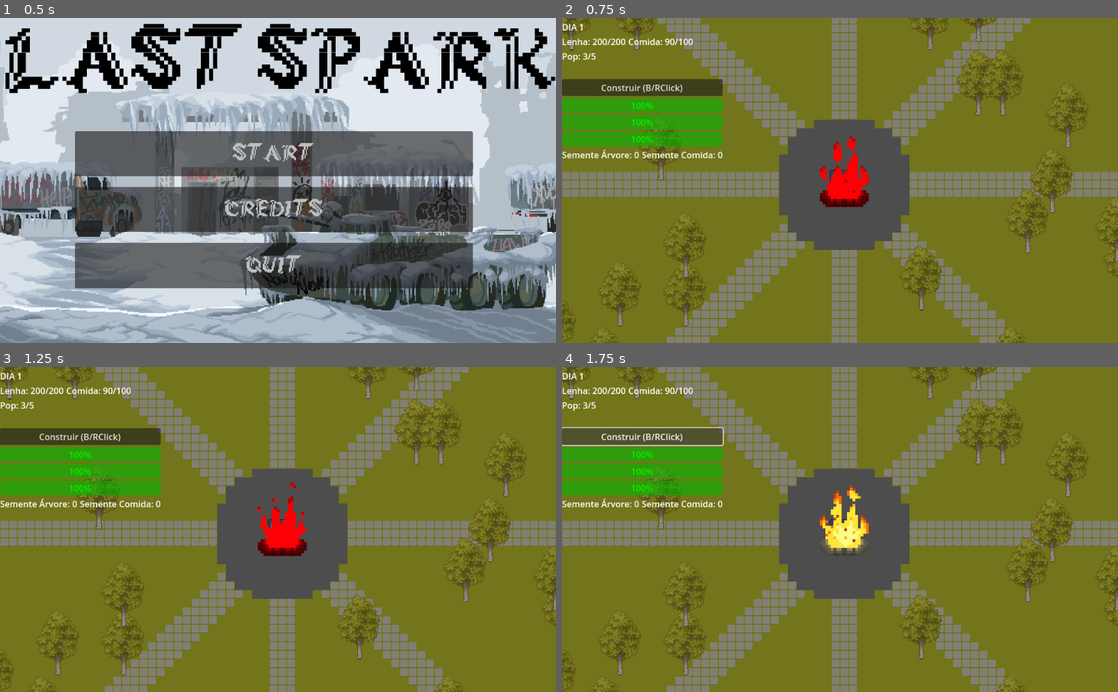
Above: before the commit, frames 1-4 (two rows, left to right).
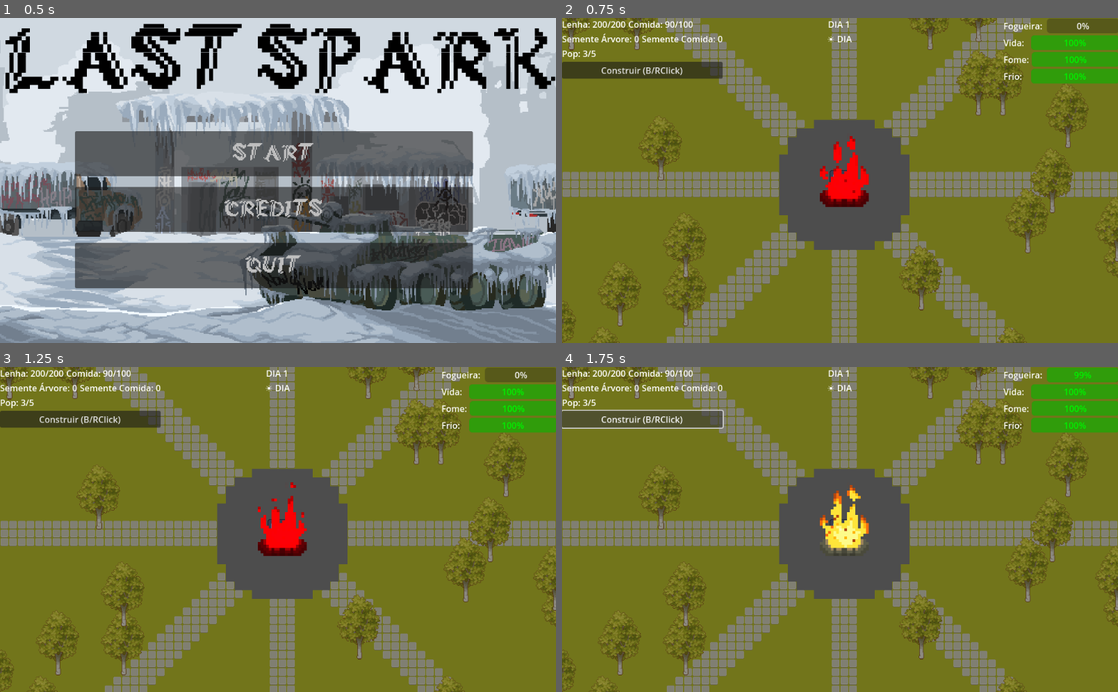
Above: after the commit, the same moments.

Repository: Isabeautiful/last-spark
Game: Godot game, scene res://Scenes/UI/main_menu.tscn
The game is run twice, just before and just after one commit, with the same random seed, the same clock (stepped at 60 frames per second) and the same inputs. The engine's default icon, where the game draws it, is replaced by a stand-in: a white triangle on a blue panel in a dark square.
Inputs:
- Up to frame 1 (0.5 s): no input
- Up to frame 2 (0.75 s): click "START" at 0.5 s
- Up to frame 3 (1.25 s): no input
- Up to frame 4 (1.75 s): click "Construir (B/RClick)" at 1.25 s

Frame 1 is identical in both runs. In frame 2, 11% of the frame differs, in the area x 0-100%, y 0-44%; in frame 3, 11%; in frame 4, 11%.

Commit message:
Pequenas mudanças na HUD
Vou tentar mexer no jeito que o warning label funciona pra ficar mais responsivo

Diff:
--- a/Autoloads/GameSignals.gd
+++ b/Autoloads/GameSignals.gd
@@ -22,6 +22,7 @@
 signal fire_level_changed(level: int)
 signal player_status_changed(health: float, hunger: float, cold: float)
 signal player_died()
+signal hideWarning
 signal player_attacked(damage: int)
 signal shadow_damaged(damage: int)
 signal wood_used(amount: int)
--- a/Scenes/UI/in_game_hud.tscn
+++ b/Scenes/UI/in_game_hud.tscn
@@ -14,16 +14,10 @@
 [node name="CanvasLayer" type="CanvasLayer" parent="."]
 
 [node name="MarginContainer" type="MarginContainer" parent="CanvasLayer"]
-offset_right = 40.0
-offset_bottom = 40.0
+offset_right = 190.0
+offset_bottom = 318.0
 
 [node name="VBoxContainer" type="VBoxContainer" parent="CanvasLayer/MarginContainer"]
-layout_mode = 2
-
-[node name="EnergyBar" type="TextureProgressBar" parent="CanvasLayer/MarginContainer/VBoxContainer"]
-layout_mode = 2
-
-[node name="DayLabel" type="Label" parent="CanvasLayer/MarginContainer/VBoxContainer"]
 layout_mode = 2
 
 [node name="HBoxContainer" type="HBoxContainer" parent="CanvasLayer/MarginContainer/VBoxContainer"]
@@ -35,34 +29,6 @@
 [node name="FoodLabel" type="Label" parent="CanvasLayer/MarginContainer/VBoxContainer/HBoxContainer"]
 layout_mode = 2
 
-[node name="HBoxContainer2" type="HBoxContainer" parent="CanvasLayer/MarginContainer/VBoxContainer"]
-layout_mode = 2
-
-[node name="PopulationLabel" type="Label" parent="CanvasLayer/MarginContainer/VBoxContainer/HBoxContainer2"]
-layout_mode = 2
-
-[node name="TimeIndicator" type="Label" parent="CanvasLayer/MarginContainer/VBoxContainer"]
-layout_mode = 2
-
-[node name="BuildButton" type="Button" parent="CanvasLayer/MarginContainer/VBoxContainer"]
-layout_mode = 2
-text = "Build (B)"
-
-[node name="PlayerStatus" type="VBoxContainer" parent="CanvasLayer/MarginContainer/VBoxContainer"]
-layout_mode = 2
-
-[node name="HealthBar" type="ProgressBar" parent="CanvasLayer/MarginContainer/VBoxContainer/PlayerStatus"]
-layout_mode = 2
-
-[node name="HungerBar" type="ProgressBar" parent="CanvasLayer/MarginContainer/VBoxContainer/PlayerStatus"]
-layout_mode = 2
-
-[node name="ColdBar" type="ProgressBar" parent="CanvasLayer/MarginContainer/VBoxContainer/PlayerStatus"]
-layout_mode = 2
-
-[node name="WarningLabel" type="Label" parent="CanvasLayer/MarginContainer/VBoxContainer"]
-layout_mode = 2
-
 [node name="HBoxContainer3" type="HBoxContainer" parent="CanvasLayer/MarginContainer/VBoxContainer"]
 layout_mode = 2
 
@@ -72,5 +38,104 @@
 [node name="BushSeedsLabel" type="Label" parent="CanvasLayer/MarginContainer/VBoxContainer/HBoxContainer3"]
 layout_mode = 2
 
+[node name="HBoxContainer2" type="HBoxContainer" parent="CanvasLayer/MarginContainer/VBoxContainer"]
+layout_mode = 2
+
+[node name="PopulationLabel" type="Label" parent="CanvasLayer/MarginContainer/VBoxContainer/HBoxContainer2"]
+layout_mode = 2
+
+[node name="BuildButton" type="Button" parent="CanvasLayer/MarginContainer/VBoxContainer"]
+layout_mode = 2
+text = "Build (B)"
+
 [node name="PlantingModeLabel" type="Label" parent="CanvasLayer/MarginContainer/VBoxContainer"]
 layout_mode = 2
+
+[node name="MarginContainer2" type="MarginContainer" parent="CanvasLayer"]
+offset_left = 1.0
+offset_top = -1.0
+offset_right = 1021.0
+offset_bottom = 52.0
+
+[node name="HBoxContainer" type="HBoxContainer" parent="CanvasLayer/MarginContainer2"]
+layout_mode = 2
+alignment = 1
+
+[node name="VBoxContainer" type="VBoxContainer" parent="CanvasLayer/MarginContainer2/HBoxContainer"]
+layout_mode = 2
+alignment = 1
+
+[node name="VBoxContainer_day" type="VBoxContainer" parent="CanvasLayer/MarginContainer2/HBoxContainer/VBoxContainer"]
+layout_mode = 2
+
+[node name="DayLabel" type="Label" parent="CanvasLayer/MarginContainer2/HBoxContainer/VBoxContainer/VBoxContainer_day"]
+layout_mode = 2
+size_flags_vertical = 3
+text = "teste"
+horizontal_alignment = 1
+
+[node name="TimeIndicator" type="Label" parent="CanvasLayer/MarginContainer2/HBoxContainer/VBoxContainer/VBoxContainer_day"]
+layout_mode = 2
+size_flags_vertical = 3
+text = "☀️ DIA"
+horizontal_alignment = 1
+
+[node name="WarningLabel" type="Label" parent="CanvasLayer/MarginContainer2/HBoxContainer/VBoxContainer"]
+layout_mode = 2
+text = "UOOUOOUOOOOHHH"
+
+[node name="MarginContainer3" type="MarginContainer" parent="CanvasLayer"]
+offset_left = 813.0
+offset_top = 1.0
+offset_right = 1026.0
+offset_bottom = 149.0
+
+[node name="VBoxContainer" type="VBoxContainer" parent="CanvasLayer/MarginContainer3"]
+layout_mode = 2
+
+[node name="HBoxContainer4" type="HBoxContainer" parent="CanvasLayer/MarginContainer3/VBoxContainer"]
+layout_mode = 2
+
+[node name="Label" type="Label" parent="CanvasLayer/MarginContainer3/VBoxContainer/HBoxContainer4"]
+layout_mode = 2
+text = "Fogueira: "
+
+[node name="EnergyBar" type="ProgressBar" parent="CanvasLayer/MarginContainer3/VBoxContainer/HBoxContainer4"]
+layout_mode = 2
+size_flags_horizontal = 3
+
+[node name="PlayerStatus" type="VBoxContainer" parent="CanvasLayer/MarginContainer3/VBoxContainer"]
+layout_mode = 2
+
+[node name="HBoxContainer" type="HBoxContainer" parent="CanvasLayer/MarginContainer3/VBoxContainer/PlayerStatus"]
+layout_mode = 2
+
+[node name="Label" type="Label" parent="CanvasLayer/MarginContainer3/VBoxContainer/PlayerStatus/HBoxContainer"]
+layout_mode = 2
+text = "Vida:  "
+
+[node name="HealthBar" type="ProgressBar" parent="CanvasLayer/MarginContainer3/VBoxContainer/PlayerStatus/HBoxContainer"]
+layout_mode = 2
+size_flags_horizontal = 3
+
+[node name="HBoxContainer2" type="HBoxContainer" parent="CanvasLayer/MarginContainer3/VBoxContainer/PlayerStatus"]
+layout_mode = 2
+
+[node name="Label" type="Label" parent="CanvasLayer/MarginContainer3/VBoxContainer/PlayerStatus/HBoxContainer2"]
+layout_mode = 2
+text = "Fome:"
+
+[node name="HungerBar" type="ProgressBar" parent="CanvasLayer/MarginContainer3/VBoxContainer/PlayerStatus/HBoxContainer2"]
+layout_mode = 2
+size_flags_horizontal = 3
+
+[node name="HBoxContainer3" type="HBoxContainer" parent="CanvasLayer/MarginContainer3/VBoxContainer/PlayerStatus"]
+layout_mode = 2
+
+[node name="Label" type="Label" parent="CanvasLayer/MarginContainer3/VBoxContainer/PlayerStatus/HBoxContainer3"]
+layout_mode = 2
+text = "Frio:   "
+
+[node name="ColdBar" type="ProgressBar" parent="CanvasLayer/MarginContainer3/VBoxContainer/PlayerStatus/HBoxContainer3"]
+layout_mode = 2
+size_flags_horizontal = 3
--- a/Scripts/fire.gd
+++ b/Scripts/fire.gd
@@ -25,8 +25,8 @@
 	current_energy = max_energy
 
 	# Obter referência da HUD
-	if get_node_or_null("/root/Game/InGameHUD/CanvasLayer/MarginContainer/VBoxContainer/EnergyBar"):
-		energy_bar = get_node("/root/Game/InGameHUD/CanvasLayer/MarginContainer/VBoxContainer/EnergyBar")
+	if get_node_or_null("/root/Game/InGameHUD/CanvasLayer/MarginContainer3/VBoxContainer/HBoxContainer4/EnergyBar"):
+		energy_bar = get_node("/root/Game/InGameHUD/CanvasLayer/MarginContainer3/VBoxContainer/HBoxContainer4/EnergyBar")
 
 	add_to_group("fire")
 
--- a/Scripts/game.gd
+++ b/Scripts/game.gd
@@ -396,12 +396,15 @@
 	if health < 30:
 		if hud and hud.has_method("show_warning"):
 			hud.show_warning("Saúde baixa!")
-	if hunger < 20:
+	elif hunger < 20:
 		if hud and hud.has_method("show_warning"):
 			hud.show_warning("Fome extrema!")
-	if cold < 20:
+	elif cold < 20:
 		if hud and hud.has_method("show_warning"):
 			hud.show_warning("Hipotermia!")
+	else:
+		GameSignals.hideWarning.emit()
+
 
 func _on_player_died():
 	print("O jogador morreu!")
--- a/Scripts/in_game_hud.gd
+++ b/Scripts/in_game_hud.gd
@@ -1,23 +1,25 @@
 extends Control
 
 @onready var canvas_layer = $CanvasLayer
-@onready var energy_bar = $CanvasLayer/MarginContainer/VBoxContainer/EnergyBar
-@onready var day_label = $CanvasLayer/MarginContainer/VBoxContainer/DayLabel
+@onready var energy_bar = $CanvasLayer/MarginContainer3/VBoxContainer/HBoxContainer4/EnergyBar
+@onready var day_label = $CanvasLayer/MarginContainer2/HBoxContainer/VBoxContainer/VBoxContainer_day/DayLabel
 @onready var wood_label = $CanvasLayer/MarginContainer/VBoxContainer/HBoxContainer/WoodLabel
 @onready var food_label = $CanvasLayer/MarginContainer/VBoxContainer/HBoxContainer/FoodLabel
 @onready var pop_label = $CanvasLayer/MarginContainer/VBoxContainer/HBoxContainer2/PopulationLabel
-@onready var time_indicator = $CanvasLayer/MarginContainer/VBoxContainer/TimeIndicator
+@onready var time_indicator: Label = $CanvasLayer/MarginContainer2/HBoxContainer/VBoxContainer/VBoxContainer_day/TimeIndicator
 @onready var build_button = $CanvasLayer/MarginContainer/VBoxContainer/BuildButton
-@onready var player_status = $CanvasLayer/MarginContainer/VBoxContainer/PlayerStatus
-@onready var warning_label = $CanvasLayer/MarginContainer/VBoxContainer/WarningLabel
+@onready var player_status = $CanvasLayer/MarginContainer3/VBoxContainer/PlayerStatus
+@onready var warning_label = $CanvasLayer/MarginContainer2/HBoxContainer/VBoxContainer/WarningLabel
 # NOVOS labels para sementes
 @onready var tree_seeds_label = $CanvasLayer/MarginContainer/VBoxContainer/HBoxContainer3/TreeSeedsLabel
 @onready var bush_seeds_label = $CanvasLayer/MarginContainer/VBoxContainer/HBoxContainer3/BushSeedsLabel
 @onready var planting_mode_label = $CanvasLayer/MarginContainer/VBoxContainer/PlantingModeLabel
 # Barras de status do jogador
-@onready var health_bar = $CanvasLayer/MarginContainer/VBoxContainer/PlayerStatus/HealthBar
-@onready var hunger_bar = $CanvasLayer/MarginContainer/VBoxContainer/PlayerStatus/HungerBar
-@onready var cold_bar = $CanvasLayer/MarginContainer/VBoxContainer/PlayerStatus/ColdBar
+@onready var health_bar = $CanvasLayer/MarginContainer3/VBoxContainer/PlayerStatus/HBoxContainer/HealthBar
+@onready var hunger_bar = $CanvasLayer/MarginContainer3/VBoxContainer/PlayerStatus/HBoxContainer2/HungerBar
+@onready var cold_bar = $CanvasLayer/MarginContainer3/VBoxContainer/PlayerStatus/HBoxContainer3/ColdBar
+
+
 
 func _ready():
 	update_all_displays()
@@ -27,7 +29,8 @@
 		build_button.text = "Construir (B/RClick)"
 
 	# Inicialmente esconder warning
-	warning_label.hide()
+	GameSignals.hideWarning.connect(hide_warning)
+	GameSignals.hideWarning.emit()
 
 	# Configurar barras de status
 	health_bar.max_value = 100
@@ -78,8 +81,6 @@
 			time_indicator.modulate = Color(0.5, 0.5, 1)
 
 func update_player_status(health: float, hunger: float, cold: float):
-	print("vida: ",health," fome: ",hunger," cold: ",cold)
-
 	health_bar.value = health
 	hunger_bar.value = hunger
 	cold_bar.value = cold
@@ -105,14 +106,21 @@
 	var tween = create_tween()
 	tween.tween_property(warning_label, "modulate:a", 0.5, 0.5)
 	tween.tween_property(warning_label, "modulate:a", 1.0, 0.5)
+	tween.tween_property(warning_label, "scale", Vector2.ONE*1.1, 0.5)
+	tween.tween_property(warning_label, "scale", Vector2.ONE*1.0, 0.5)
 	tween.set_loops(3)
 
 	# Esconder após 3 segundos
-	await get_tree().create_timer(3.0).timeout
+	#await get_tree().create_timer(3.0).timeout
+	#warning_label.hide()
+
+func hide_warning():
 	warning_label.hide()
 
 func update_all_displays():
 	update_resources()
+
+
 
 func _on_planting_mode_changed(is_active: bool):
 	if is_active:
--- a/Scripts/player.gd
+++ b/Scripts/player.gd
@@ -6,7 +6,6 @@
 @onready var action_area: Area2D = $ActionArea
 @onready var action_shape: CollisionShape2D = $ActionArea/CollisionShape2D
 @onready var sprite: Sprite2D = $Sprite2D
-
 
 # Status do jogador
 var current_speed: float = 250.0
@@ -117,7 +116,6 @@
 		var event_b = InputEventKey.new()
 		event_b.keycode = KEY_B
 		InputMap.action_add_event("build_menu", event_b)
-
 
 func _physics_process(delta):
 	if not can_process_input:
@@ -212,6 +210,7 @@
 	if GameSignals.has_user_signal("player_status_changed"):
 		GameSignals.player_status_changed.emit(health, hunger, cold)
 
+#função para verificação do status de frio
 func _on_cold_timer_timeout():
 	var fire = get_tree().get_first_node_in_group("fire")
 	if fire:
@@ -225,6 +224,8 @@
 				cold -= 10
 				if cold <= 20:
 					take_damage(3, "frio")
+				else:
+					GameSignals.hideWarning.emit()
 			else:
 				cold = min(cold + 5, 100)
 		else:
